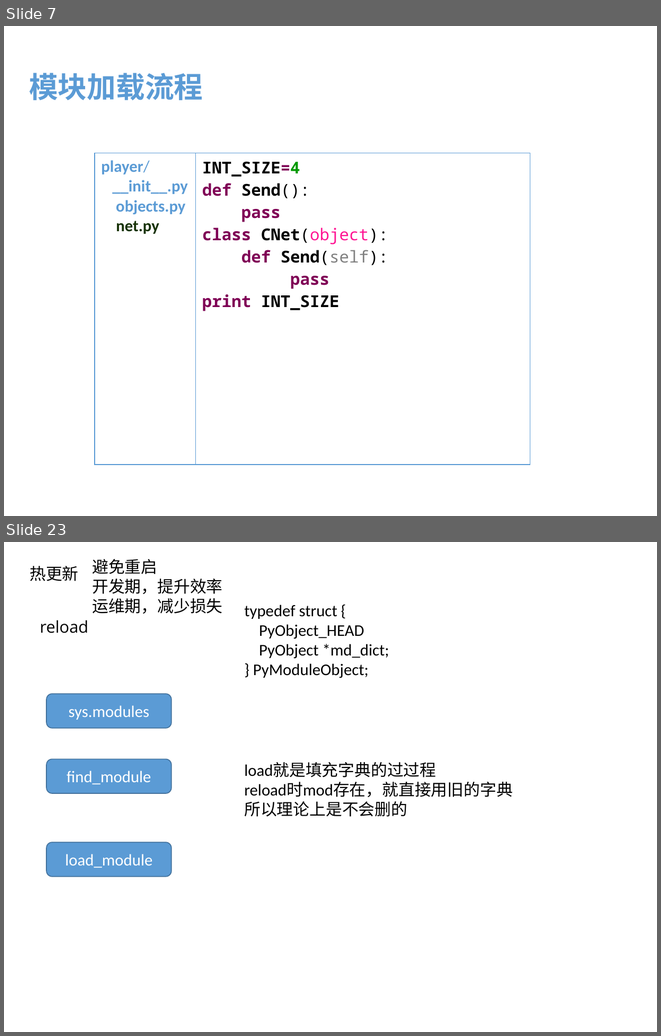
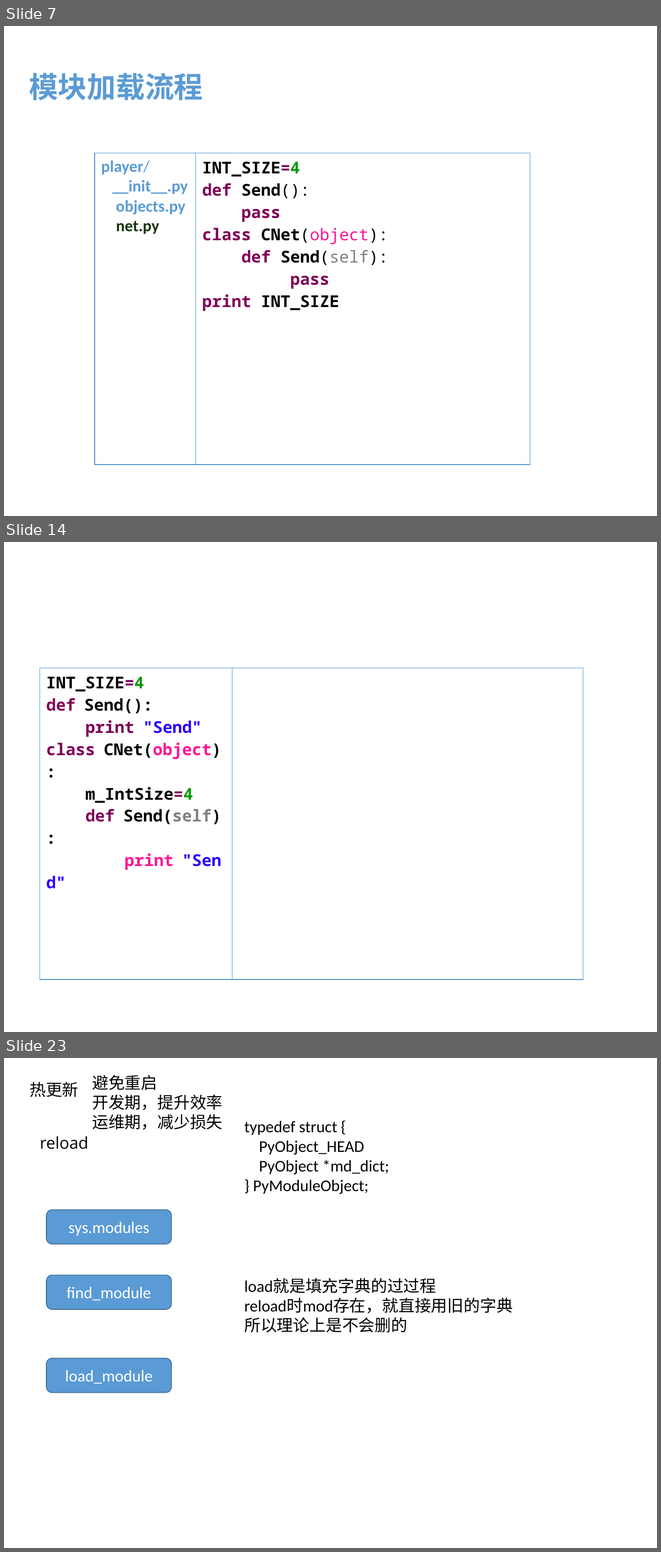
Before and after one commit to menfeng/studynote, a slide deck: python/source code/import/import.pptx. Shown one above the other, each under a label of ours: slides 7 and 23 before the commit, slides 7, 14 and 23 after it; the slides between them are not shown. The pictures are 661x1036 and 661x1552 pixels, drawn with LibreOffice and Linux fonts; fonts in the diff are those of the drawing. Boxes give left, top, right and bottom in pixels: in the first picture for what was removed or moved away, otherwise in the second. Text is boxed around its words. In the diff, an @@ line names an element or a change of style, - is before the commit and + after.

```diff
--- a/python/source code/import/import.pptx
+++ b/python/source code/import/import.pptx
@@ slide 14 added at bbox=[4, 542, 657, 1032], background #FFFFFF @@
@@ table added at bbox=[40, 668, 583, 979], 1 rows, 2 columns @@
+INT_SIZE=4 / def Send(): / print "Send" / class CNet(object): / m_IntSize=4 / def Send(self): / print "Send" | 
```
Also in this commit, not shown: 13 slides changed, 1 other slide added, 2 slides removed.
